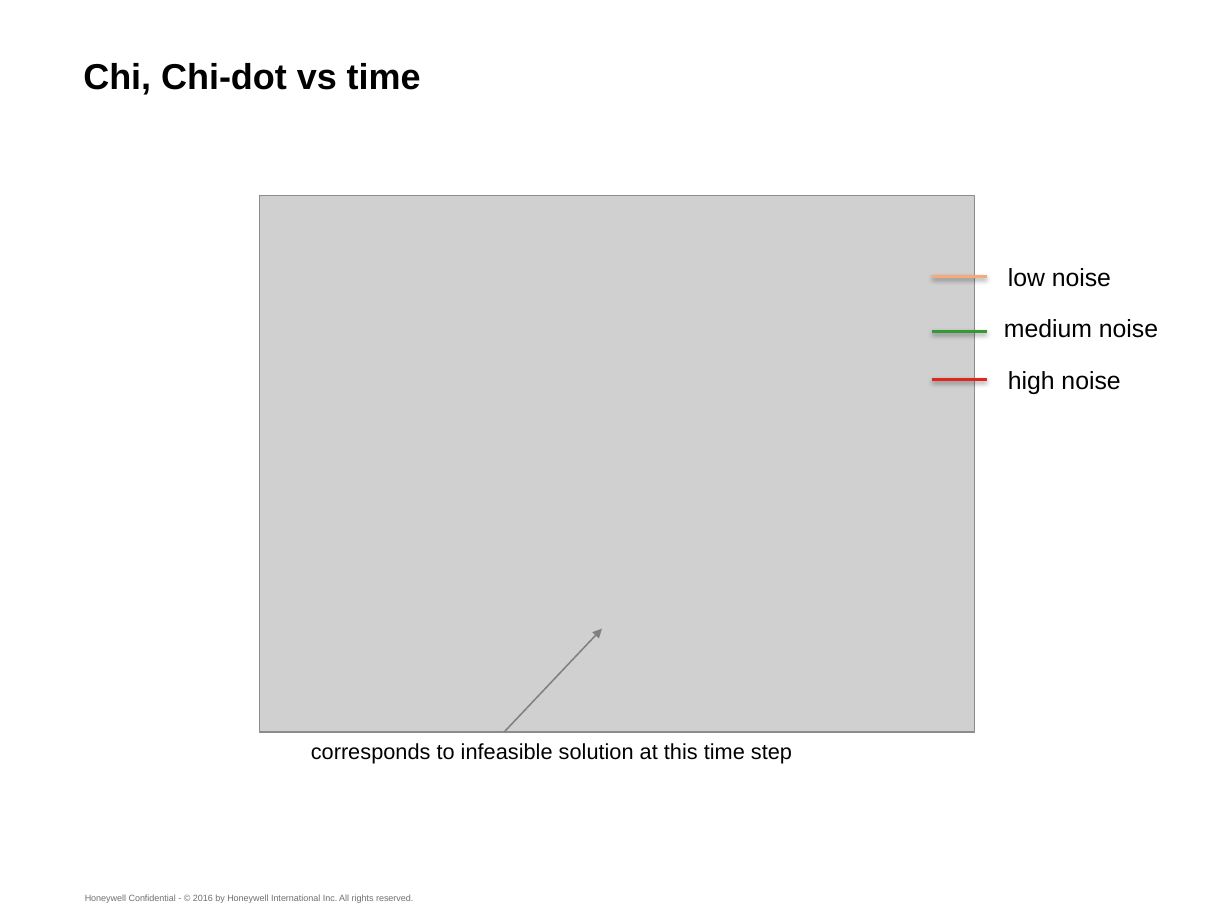
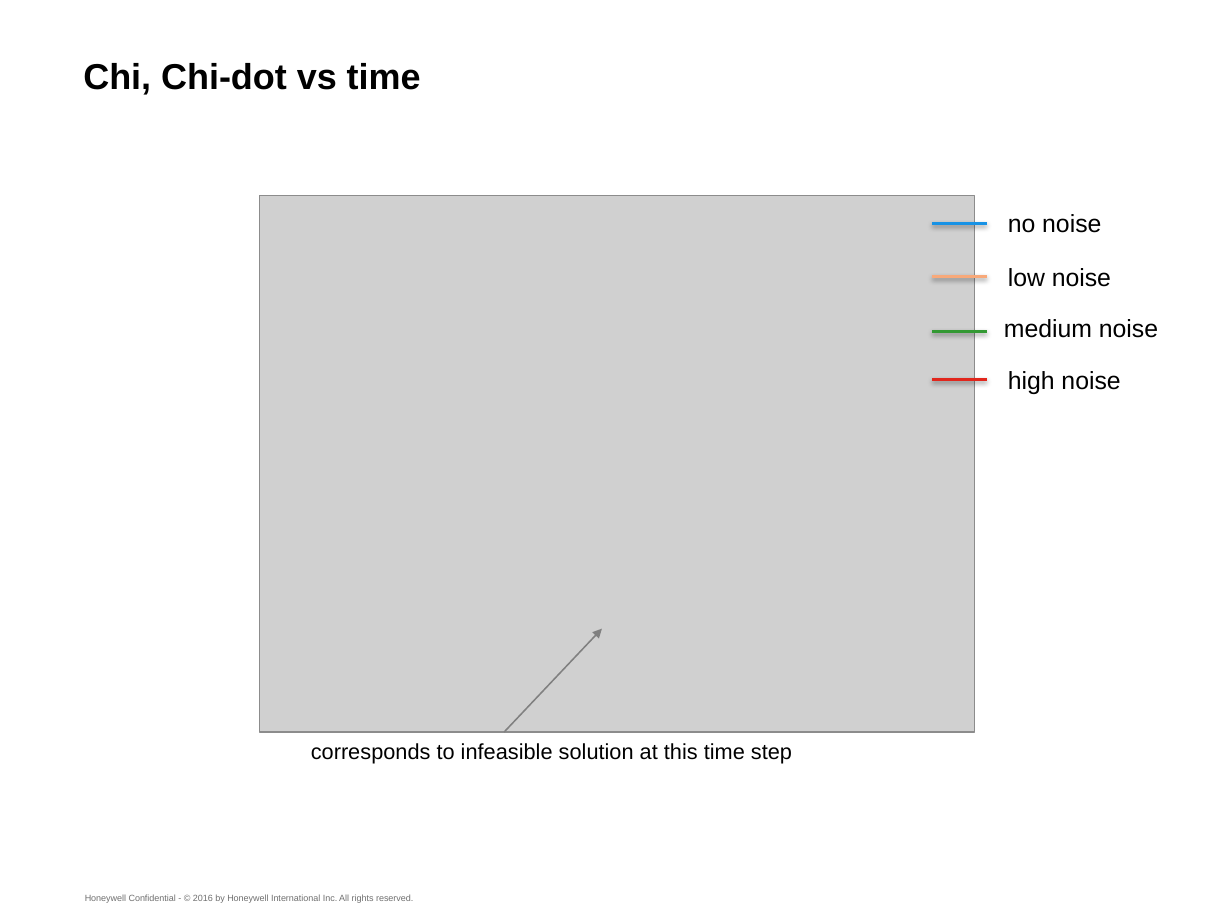
Before and after one commit to suvoganguli/TrajGen, a slide deck: slide 9 of doc/Notes_2018-08-27.pptx. Drawn at 1232x924 pixels with LibreOffice and Linux fonts; fonts in the diff are those of the drawing; grey boxes stand for pictures; background and template pictures are left out. Boxes give left, top, right and bottom in pixels: in the first picture for what was removed or moved away, otherwise in the second. Text is boxed around its words. In the diff, an @@ line names an element or a change of style, - is before the commit and + after.

```diff
--- a/doc/Notes_2018-08-27.pptx
+++ b/doc/Notes_2018-08-27.pptx
@@ line added from (932, 224) to (987, 224), #1792E5 2 pt @@
@@ text added at (x1=1008, y1=214, x2=1101, y2=233), 16 pt, text #000000 @@
+no noise
```
Also in this commit, not shown: 9 other slides changed, 1 slide added, 1 slide removed.
